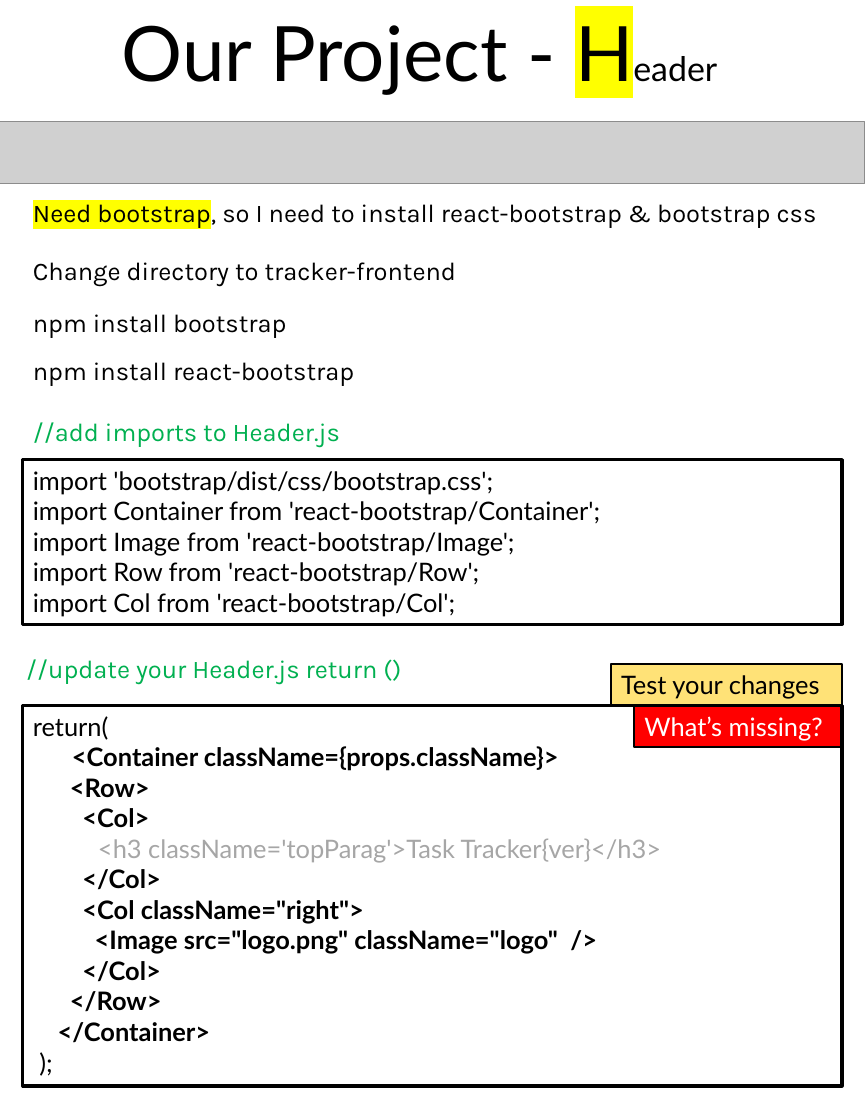
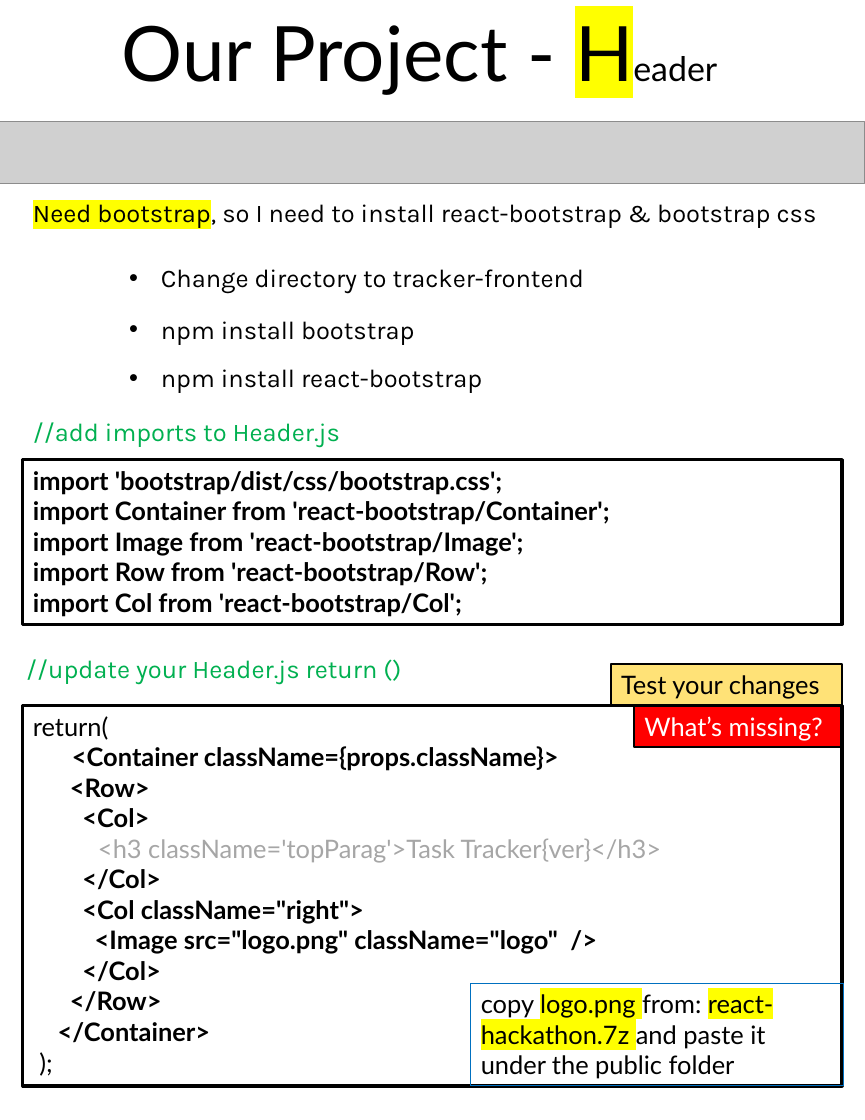
Before and after one commit to scorpion0511/mytracker, a slide deck: slide 28 of doc/React.pptx (slide 27 before the commit). Drawn at 865x1120 pixels with LibreOffice and Linux fonts; fonts in the diff are those of the drawing; grey boxes stand for pictures. Boxes give left, top, right and bottom in pixels: in the first picture for what was removed or moved away, otherwise in the second. Text is boxed around its words. In the diff, an @@ line names an element or a change of style, - is before the commit and + after.

```diff
--- a/doc/React.pptx
+++ b/doc/React.pptx
@@ text "Change directory to tracker-frontend": place and size @@
-text "Change directory to tracker-frontend" at [33,262,456,286]
+text "Change directory to tracker-frontend" at [161,269,584,293]
@@ text "npm install bootstrap": place and size @@
-text "npm install bootstrap" at [33,314,286,338]
+text "npm install bootstrap" at [161,321,414,345]
@@ bullet none to • in 3 elements at [161,269,584,293], [161,321,414,345], [161,369,482,393] @@
@@ text "npm install react-bootstrap": place and size @@
-text "npm install react-bootstrap" at [33,362,354,386]
+text "npm install react-bootstrap" at [161,369,482,393]
@@ rectangle "import 'bootstrap/dist/css/bootstrap.css';" at [22,459,842,624]: bold on @@
@@ rectangle added at [471,983,844,1086], outline #0070C0 0.75 pt, 18 pt, text #000000 @@
+copy logo.png from: react-hackathon.7z and paste it under the public folder
```
Also in this commit, not shown: 24 other slides changed, 4 slides added.
